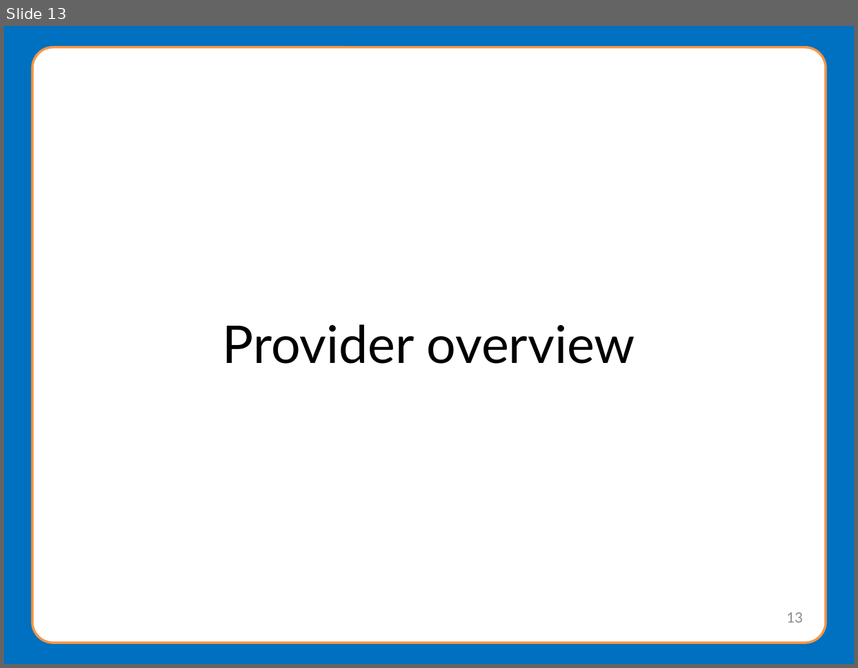
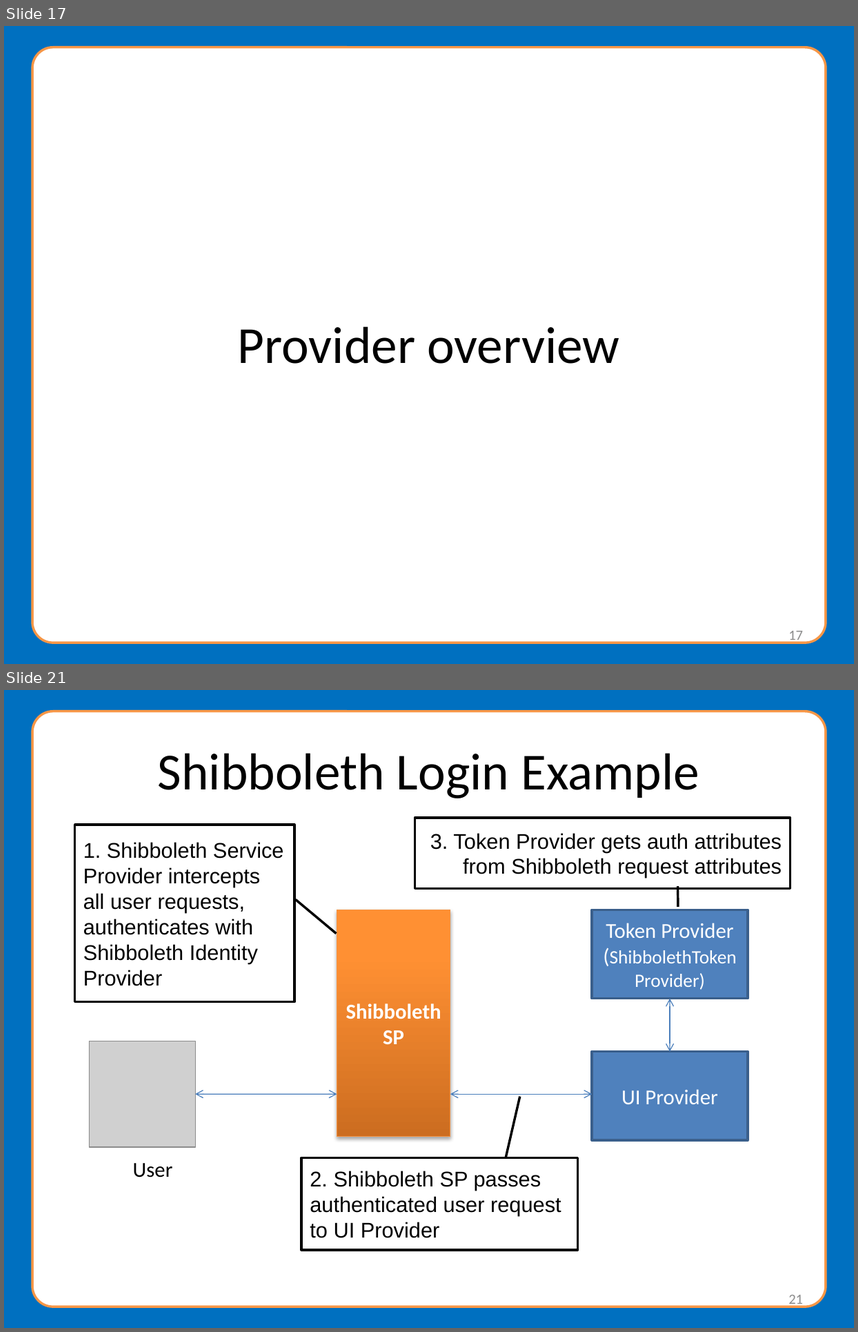
Before and after one commit to NationalStudentClearinghouse/Meteor4, a slide deck: docs/webinar/MeteorWebinarPresentation.pptx. Shown one above the other, each under a label of ours: slide 13 before the commit, slides 17 and 21 after it; the slides between them are not shown. The pictures are 858x668 and 858x1332 pixels, drawn with LibreOffice and Linux fonts; fonts in the diff are those of the drawing; grey boxes stand for pictures; background and template pictures are left out. Boxes give left, top, right and bottom in pixels: in the first picture for what was removed or moved away, otherwise in the second. Text is boxed around its words. In the diff, an @@ line names an element or a change of style, - is before the commit and + after.

```diff
--- a/docs/webinar/MeteorWebinarPresentation.pptx
+++ b/docs/webinar/MeteorWebinarPresentation.pptx
@@ slide 21 added at box(4, 690, 854, 1328), background #0070C0; not listed: 1 template element that a slide beside it also shows @@
@@ title added at box(158, 753, 699, 798), 44 pt, text #000000 @@
+Shibboleth Login Example
@@ border callout added at box(74, 825, 294, 1001), fill #FFFFFF, outline #000000 2 pt, 18 pt, text #000000 @@
+1. Shibboleth Service Provider intercepts all user requests, authenticates with Shibboleth Identity Provider
@@ border callout added at box(415, 818, 791, 888), fill #FFFFFF, outline #000000 2 pt, 18 pt, text #000000 @@
+3. Token Provider gets auth attributes from Shibboleth request attributes
@@ rectangle added at box(337, 909, 450, 1136), fill gradient #CC6E20 to #FF9034 to #FF9136, outline #F69240 0.75 pt, 18 pt, text #FFFFFF, bold @@
+Shibboleth
+SP
@@ rectangle added at box(593, 909, 748, 998), fill #4F81BD, outline #3A5F8C 2 pt, 16 pt, text #FFFFFF @@
+Token Provider
+(ShibbolethToken
+Provider)
@@ double arrow added from (670, 1052) to (670, 998), #4B7EBC 0.75 pt @@
@@ picture added at box(89, 1041, 195, 1147) @@
@@ rectangle added at box(593, 1052, 748, 1140), fill #4F81BD, outline #3A5F8C 2 pt, 18 pt, text #FFFFFF @@
+UI Provider
@@ double arrow added from (195, 1094) to (337, 1094), #4B7EBC 0.75 pt @@
@@ double arrow added from (450, 1094) to (593, 1094), #4B7EBC 0.75 pt @@
@@ text added at box(133, 1163, 173, 1177), 18 pt, text #000000 @@
+User
@@ border callout added at box(301, 1158, 578, 1250), fill #FFFFFF, outline #000000 2 pt, 18 pt, text #000000 @@
+2. Shibboleth SP passes authenticated user request to UI Provider
@@ page number added at box(789, 1294, 803, 1308), 12 pt, text #8C8C8C @@
+21
@@ what was slide 13 is now slide 17 @@
@@ slide 17 changed as well @@
@@ title "Provider overview" at box(238, 326, 619, 363): font Lato to Calibri @@
@@ page number at box(789, 630, 803, 644): text changed; font Lato to Calibri @@
-13
+17
```
Also in this commit, not shown: 13 other slides changed, 19 other slides added, 1 slide removed, 1 other file.
